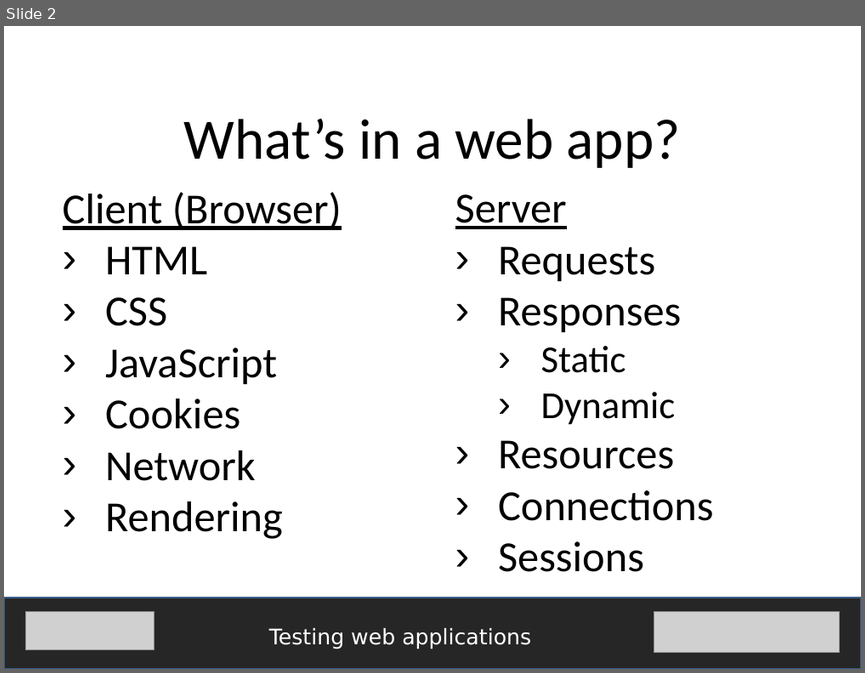
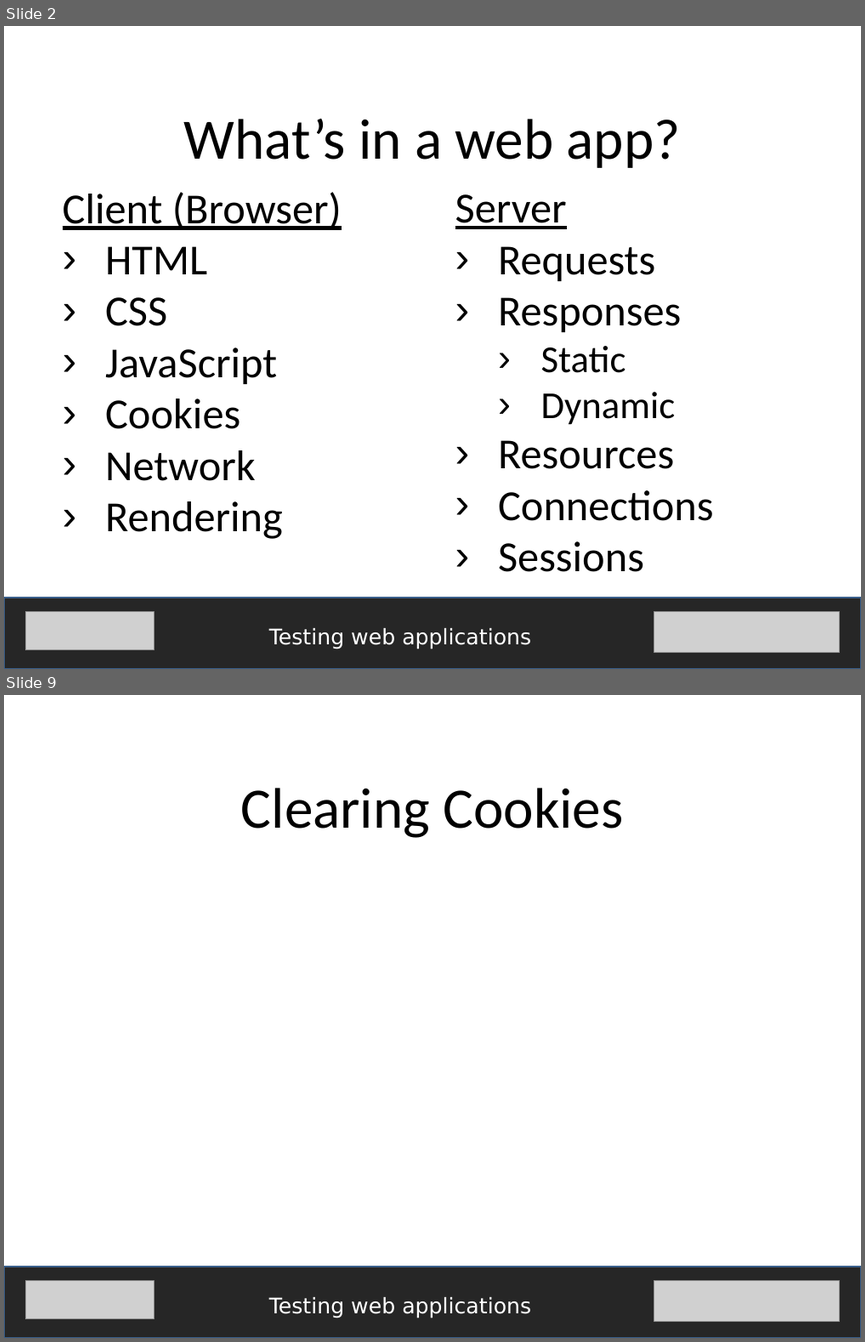
Before and after one commit to fijiaaron/testing-web-apps-and-services, a slide deck: presentations/Testing web apps.pptx. Shown one above the other, each under a label of ours: slide 2 before the commit, slides 2 and 9 after it; the slides between them are not shown. The pictures are 865x673 and 865x1342 pixels, drawn with LibreOffice and Linux fonts; fonts in the diff are those of the drawing; grey boxes stand for pictures. Boxes give left, top, right and bottom in pixels: in the first picture for what was removed or moved away, otherwise in the second. Text is boxed around its words. In the diff, an @@ line names an element or a change of style, - is before the commit and + after.

Commit message:
working on testing web apps

```diff
--- a/presentations/Testing web apps.pptx
+++ b/presentations/Testing web apps.pptx
@@ slide 9 added at box(4, 695, 861, 1338), background #FFFFFF @@
@@ text added at box(241, 788, 623, 838), 48 pt, text #000000 @@
+Clearing Cookies
@@ rectangle added at box(4, 1266, 861, 1338), fill #262626, outline #3A5F8C 2 pt @@
@@ picture added at box(25, 1280, 154, 1319) @@
@@ picture added at box(653, 1280, 840, 1321) @@
@@ text added at box(269, 1297, 531, 1318), 18 pt, text #FFFFFF @@
+Testing web applications
```
Also in this commit, not shown: 4 slides changed, 3 other slides added, 2 other files.
